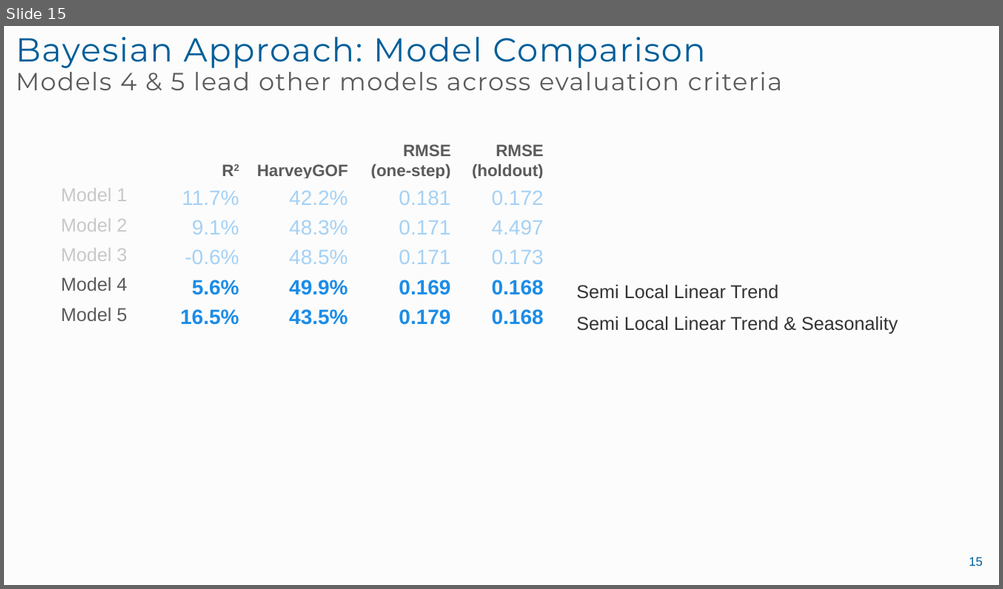
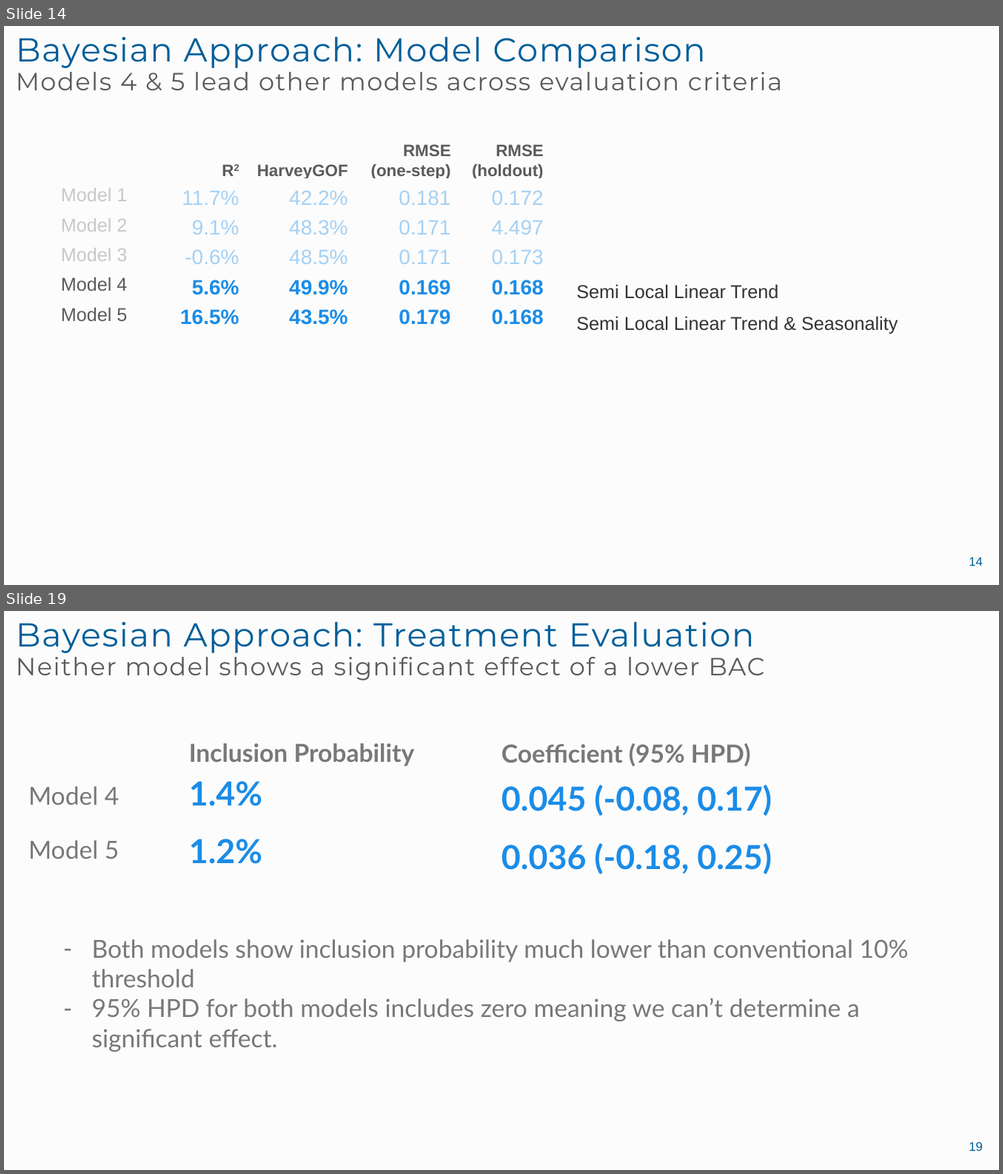
Before and after one commit to landonme/Lowering-BAC-Bayesian-vs.-Frequentist, a slide deck: final presentation.pptx. Shown one above the other, each under a label of ours: slide 15 before the commit, slides 14 and 19 after it; the slides between them are not shown. The pictures are 1003x589 and 1003x1174 pixels, drawn with LibreOffice and Linux fonts; fonts in the diff are those of the drawing. Boxes give left, top, right and bottom in pixels: in the first picture for what was removed or moved away, otherwise in the second. Text is boxed around its words. In the diff, an @@ line names an element or a change of style, - is before the commit and + after.

```diff
--- a/final presentation.pptx
+++ b/final presentation.pptx
@@ slide 19 added at bbox=[4, 611, 999, 1170], background #FCFCFC @@
@@ title added at bbox=[16, 621, 765, 681], 24 pt, text #5B5B5B @@
+Bayesian Approach: Treatment Evaluation
+Neither model shows a significant effect of a lower BAC
@@ text added at bbox=[189, 743, 415, 766], 24 pt, text #787878, bold @@
+Inclusion Probability
@@ text added at bbox=[501, 743, 751, 766], 24 pt, text #787878, bold @@
+Coefficient (95% HPD)
@@ text added at bbox=[28, 786, 119, 805], 24 pt, text #787878 @@
+Model 4
@@ text added at bbox=[189, 781, 262, 806], 32 pt, text #1B8CE7, bold @@
+1.4%
@@ text added at bbox=[501, 785, 771, 816], 32 pt, text #1B8CE7, bold @@
+0.045 (-0.08, 0.17)
@@ text added at bbox=[28, 840, 119, 859], 24 pt, text #787878 @@
+Model 5
@@ text added at bbox=[189, 839, 262, 864], 32 pt, text #1B8CE7, bold @@
+1.2%
@@ text added at bbox=[501, 843, 771, 874], 32 pt, text #1B8CE7, bold @@
+0.036 (-0.18, 0.25)
@@ text added at bbox=[92, 940, 908, 1052], 24 pt, text #787878 @@
+– Both models show inclusion probability much lower than conventional 10% threshold
+– 95% HPD for both models includes zero meaning we can’t determine a significant effect.
@@ page number added at bbox=[968, 1142, 982, 1151], 12 pt, text #005E99 @@
+19
@@ what was slide 15 is now slide 14 @@
@@ page number at bbox=[968, 557, 982, 566]: text changed @@
-15
+14
```
Also in this commit, not shown: 5 slides changed, 4 other slides added, 1 slide removed, 1 other file.
